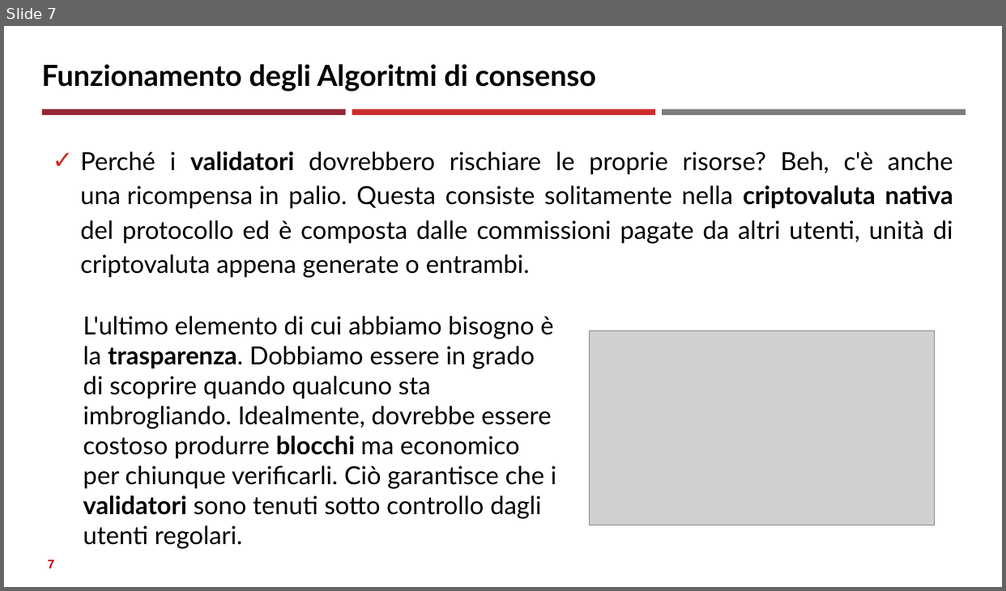
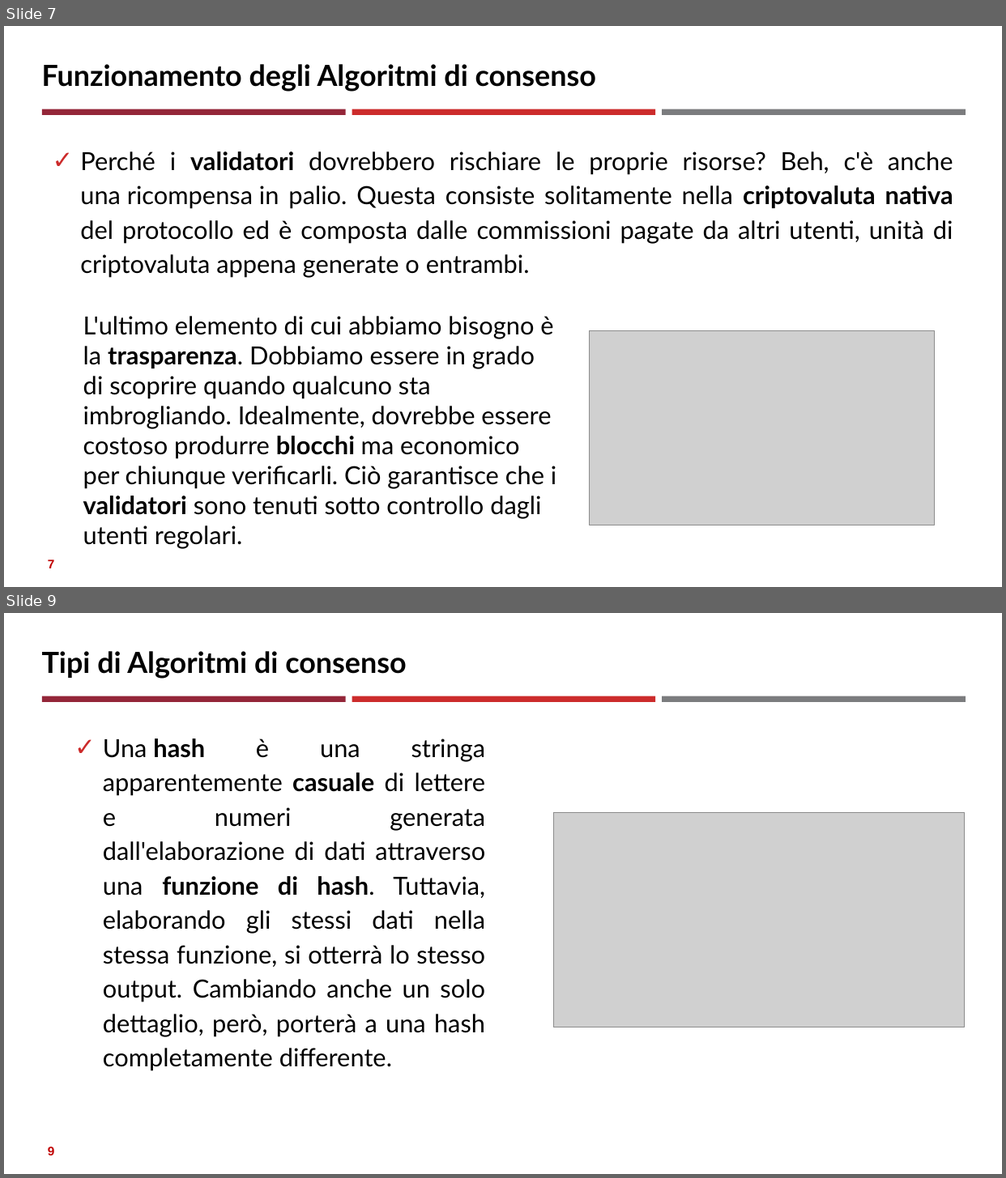
Before and after one commit to neural1977/data_science_interview_material, a slide deck: Assicurazioni/Algoritmi di consenso distribuito_ita.pptx. Shown one above the other, each under a label of ours: slide 7 before the commit, slides 7 and 9 after it; the slides between them are not shown. The pictures are 1006x591 and 1006x1178 pixels, drawn with LibreOffice and Linux fonts; fonts in the diff are those of the drawing; grey boxes stand for pictures. Boxes give left, top, right and bottom in pixels: in the first picture for what was removed or moved away, otherwise in the second. Text is boxed around its words. In the diff, an @@ line names an element or a change of style, - is before the commit and + after.

```diff
--- a/Assicurazioni/Algoritmi di consenso distribuito_ita.pptx
+++ b/Assicurazioni/Algoritmi di consenso distribuito_ita.pptx
@@ slide 9 added at (4,613,1002,1174), background #FFFFFF; not listed: 3 template elements that a slide beside it also shows @@
@@ title added at (42,651,406,679), 28 pt, text #000000, bold @@
+Tipi di Algoritmi di consenso
@@ text added at (103,739,486,1071), 24 pt, text #000000 @@
+✓ Una hash è una stringa apparentemente casuale di lettere e numeri generata dall'elaborazione di dati attraverso una funzione di hash. Tuttavia, elaborando gli stessi dati nella stessa funzione, si otterrà lo stesso output. Cambiando anche un solo dettaglio, però, porterà a una hash completamente differente.
@@ picture added at (553,812,965,1027) @@
@@ page number added at (48,1147,55,1156), 12 pt, text #C00000, bold @@
+9
```
Also in this commit, not shown: 2 slides changed, 4 other slides added, 2 other files.
